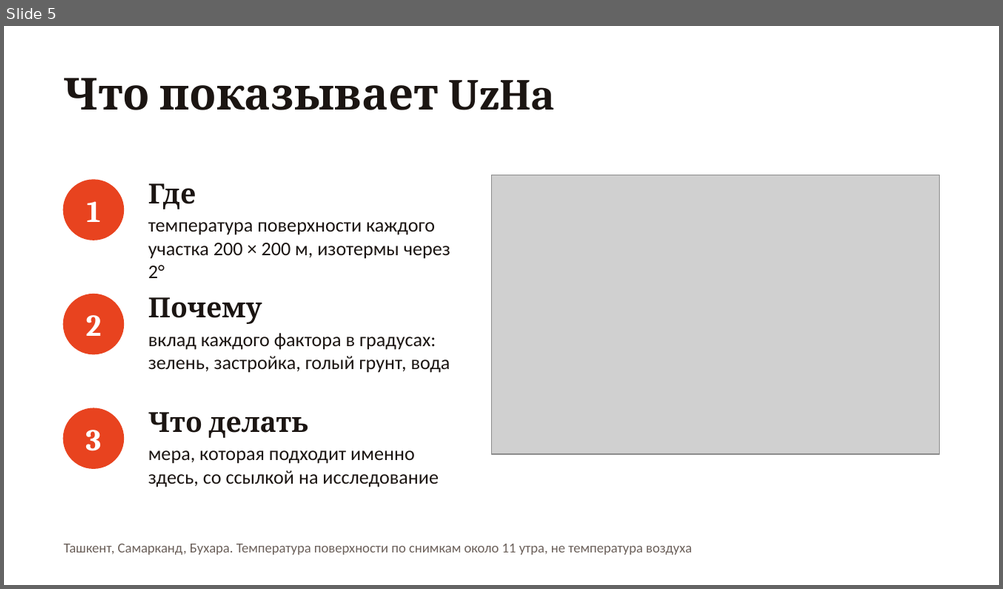
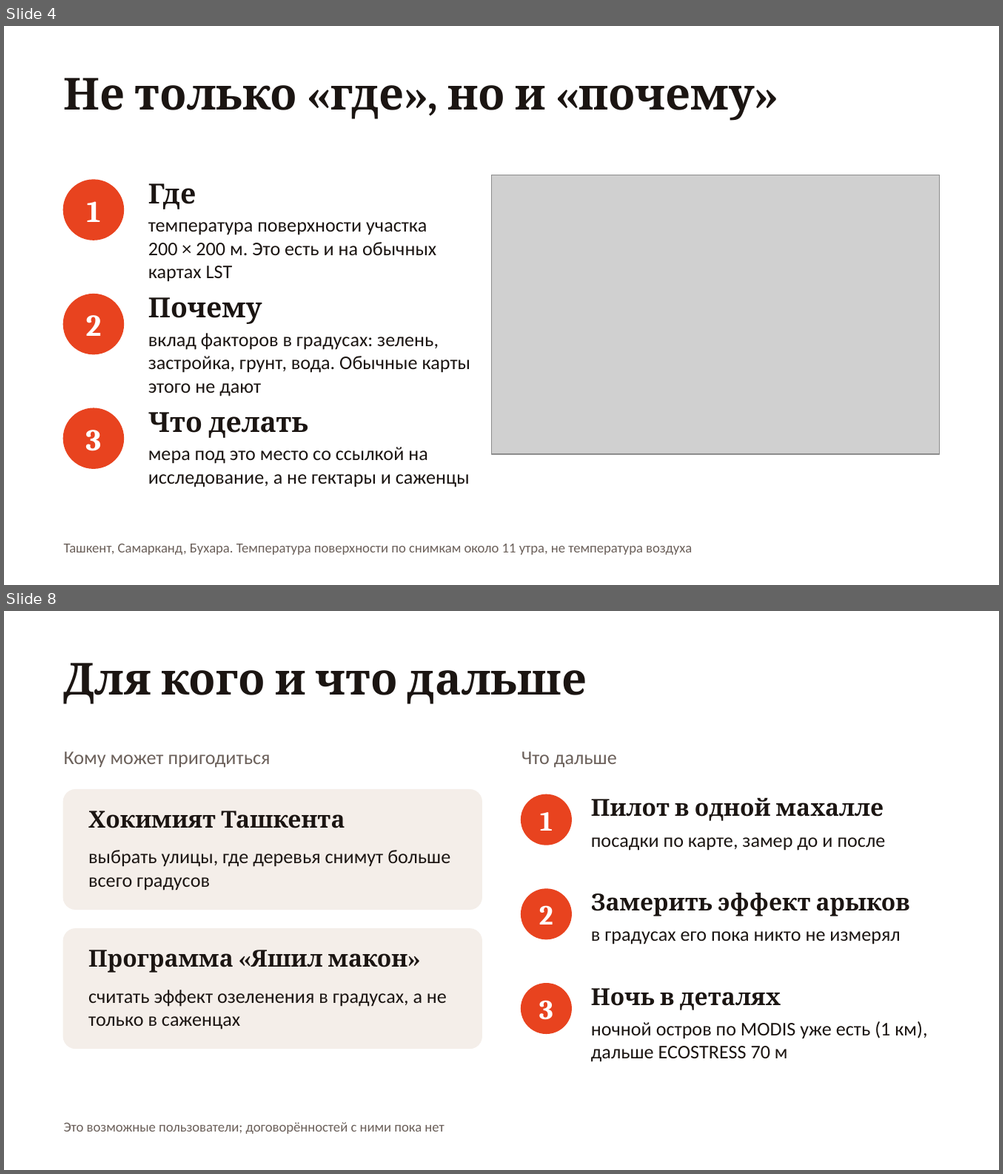
Before and after one commit to root3315/uzha-heat, a slide deck: docs/uzha-pitch.pptx. Shown one above the other, each under a label of ours: slide 5 before the commit, slides 4 and 8 after it; the slides between them are not shown. The pictures are 1003x589 and 1003x1174 pixels, drawn with LibreOffice and Linux fonts; fonts in the diff are those of the drawing; grey boxes stand for pictures. Boxes give left, top, right and bottom in pixels: in the first picture for what was removed or moved away, otherwise in the second. Text is boxed around its words. In the diff, an @@ line names an element or a change of style, - is before the commit and + after.

Commit message:
docs: pitch names the MODIS check and the night heat island (#64)

```diff
--- a/docs/uzha-pitch.pptx
+++ b/docs/uzha-pitch.pptx
@@ slide 8 added at [4, 611, 999, 1170], background #FFFFFF @@
@@ text added at [64, 663, 586, 704], 32 pt, text #1B1512, bold @@
+Для кого и что дальше
@@ text added at [64, 752, 270, 768], 14 pt, text #6B605A @@
+Кому может пригодиться
@@ text added at [521, 752, 617, 768], 14 pt, text #6B605A @@
+Что дальше
@@ rounded rectangle added at [64, 790, 481, 909], fill #F4EEE9, outline #F4EEE9 1 pt @@
@@ ellipse added at [521, 795, 571, 845], fill #E8431F, outline #E8431F 1 pt @@
@@ text added at [591, 797, 884, 821], 17 pt, text #1B1512, bold @@
+Пилот в одной махалле
@@ text added at [88, 811, 344, 829], 17 pt, text #1B1512, bold @@
+Хокимият Ташкента
@@ text added at [540, 812, 552, 831], 20 pt, text #FFFFFF, bold @@
+1
@@ text added at [88, 850, 450, 891], 14 pt, text #1B1512 @@
+выбрать улицы, где деревья снимут больше всего градусов
@@ text added at [591, 837, 885, 851], 14 pt, text #1B1512 @@
+посадки по карте, замер до и после
@@ ellipse added at [521, 889, 571, 940], fill #E8431F, outline #E8431F 1 pt @@
@@ text added at [591, 893, 910, 917], 17 pt, text #1B1512, bold @@
+Замерить эффект арыков
@@ text added at [539, 906, 553, 925], 20 pt, text #FFFFFF, bold @@
+2
@@ rounded rectangle added at [64, 929, 481, 1048], fill #F4EEE9, outline #F4EEE9 1 pt @@
@@ text added at [591, 931, 899, 945], 14 pt, text #1B1512 @@
+в градусах его пока никто не измерял
@@ text added at [88, 950, 408, 973], 17 pt, text #1B1512, bold @@
+Программа «Яшил макон»
@@ ellipse added at [521, 984, 571, 1034], fill #E8431F, outline #E8431F 1 pt @@
@@ text added at [88, 990, 447, 1030], 14 pt, text #1B1512 @@
+считать эффект озеленения в градусах, а не только в саженцах
@@ text added at [539, 1000, 553, 1020], 20 pt, text #FFFFFF, bold @@
+3
@@ text added at [591, 988, 780, 1011], 17 pt, text #1B1512, bold @@
+Ночь в деталях
@@ text added at [591, 1022, 927, 1062], 14 pt, text #1B1512 @@
+ночной остров по MODIS уже есть (1 км), дальше ECOSTRESS 70 м
@@ text added at [64, 1122, 444, 1134], 10 pt, text #6B605A @@
+Это возможные пользователи; договорённостей с ними пока нет
@@ what was slide 5 is now slide 4 @@
@@ slide 4 changed as well @@
@@ text at [64, 78, 754, 121]: text changed @@
-Что показывает UzHa
+Не только «где», но и «почему»
@@ text at [148, 222, 436, 282]: text changed @@
-температура поверхности каждого участка 200 × 200 м, изотермы через 2°
+температура поверхности участка 200 × 200 м. Это есть и на обычных картах LST
@@ text at [148, 333, 471, 397]: text changed @@
-вклад каждого фактора в градусах: зелень, застройка, голый грунт, вода
+вклад факторов в градусах: зелень, застройка, грунт, вода. Обычные карты этого не дают
@@ text at [148, 447, 469, 488]: text changed @@
-мера, которая подходит именно здесь, со ссылкой на исследование
+мера под это место со ссылкой на исследование, а не гектары и саженцы
```
Also in this commit, not shown: 7 other slides changed, 2 slides removed.
